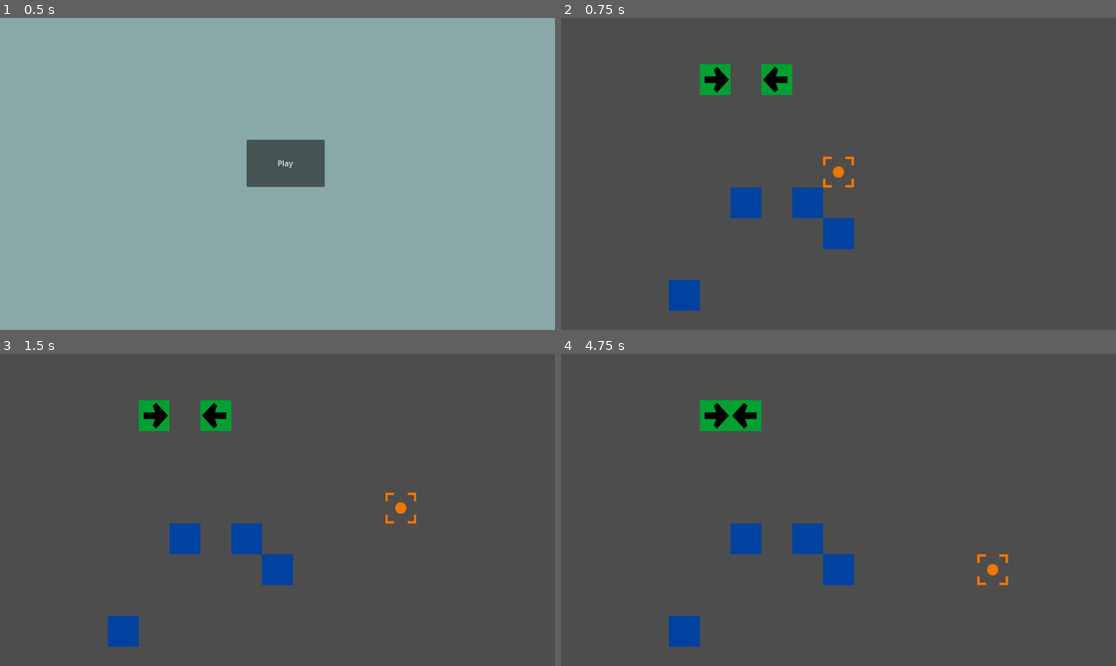
Above: before the commit, frames 1-4 (two rows, left to right).
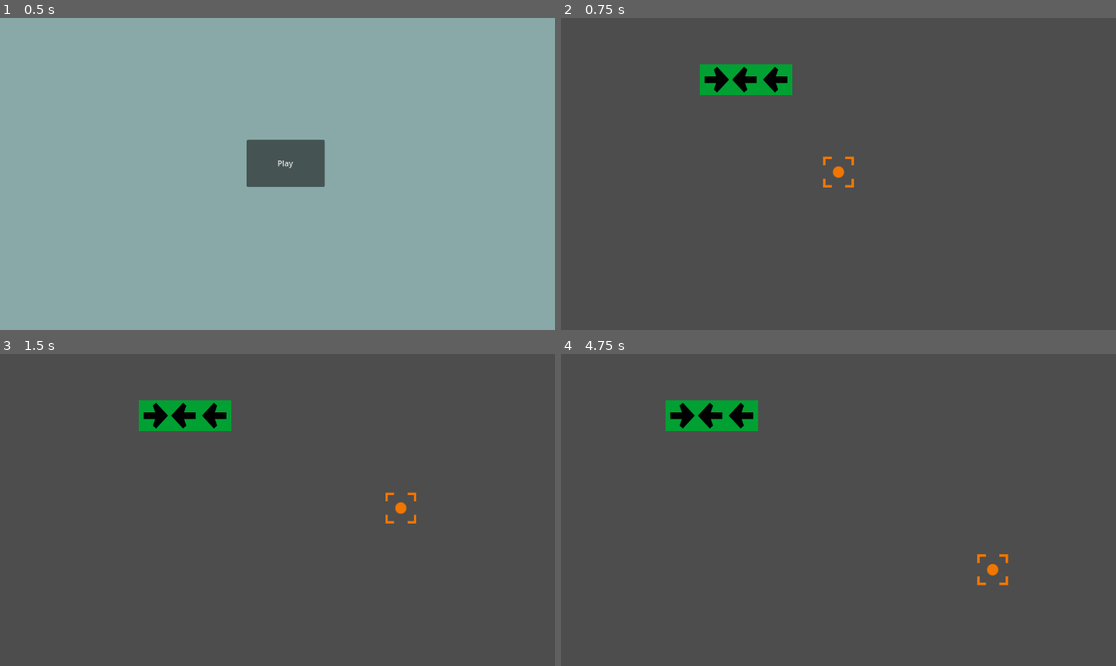
Above: after the commit, the same moments.

Repository: AthertonRoamer/CellGame
Game: Godot game, scene res://menu.tscn
The game is run twice, just before and just after one commit, with the same random seed, the same clock (stepped at 60 frames per second) and the same inputs.
Inputs (mouse positions are in pixels of both pictures, inside the frame that each line leads up to):
- Up to frame 1 (0.5 s): no input
- Up to frame 2 (0.75 s): click "Play" at 0.5 s
- Up to frame 3 (1.5 s): tap Enter at 1.25 s; move the mouse to (399, 494) at 1.27 s
- Up to frame 4 (4.75 s): tap Space at 2 s; move the mouse to (727, 525) at 2.02 s; move the mouse to (894, 441) at 2.77 s; move the mouse to (810, 572) at 3.52 s; move the mouse to (1005, 556) at 4.27 s

Frame 1 is identical in both runs. In frame 2, 2.8% of the frame differs, in the area x 19-53%, y 14-94%; in frame 3, 2.8%; in frame 4, 3.2%, in the area x 18-53%, y 14-94%.

Commit message:
Fixed major movement bug

Diff:
--- a/CellGame/cells/cell.gd
+++ b/CellGame/cells/cell.gd
@@ -7,18 +7,19 @@
 
 
 
-
 func _ready():
 	add_to_group("cell")
 	position = position.snapped(Vector2(Data.cell_size, Data.cell_size))
 	cell_position = position / Data.cell_size
 	register_self()
+	Data.connect("register", _on_global_register)
 
 
 func _process(_delta):
 #	position = position.snapped(Vector2(Data.cell_size, Data.cell_size))
 #	cell_position = position / Data.cell_size
-	register_self()
+#	register_self()
+	pass
 
 
 func register_self() -> void:
@@ -41,10 +42,15 @@
 
 func push(direction : Vector2) -> void: #push is meant to be called to non-mover cells who are pushed
 	change_position(cell_position + direction)
-#	print(name + " was pushed")
+
+
+func _on_global_register():
+	register_self()
+
 
 func cleanup():
 	Data.current_layout.erase(cell_position)
 
+
 func _exit_tree():
 	cleanup()
--- a/CellGame/data/data.gd
+++ b/CellGame/data/data.gd
@@ -1,4 +1,5 @@
 extends Node
+signal register
 
 enum {BLANK_CELL, MOVER_CELL, BOMB_CELL}
 
@@ -9,3 +10,6 @@
 var current_layout : Dictionary
 
 var change_interval := 2
+
+func global_cell_register():
+	emit_signal("register")
--- a/CellGame/world.tscn
+++ b/CellGame/world.tscn
@@ -1,31 +1,22 @@
-[gd_scene load_steps=5 format=3 uid="uid://c7tfm4d68kv7b"]
+[gd_scene load_steps=4 format=3 uid="uid://c7tfm4d68kv7b"]
 
 [ext_resource type="Script" path="res://world/world.gd" id="1_8u1rj"]
 [ext_resource type="PackedScene" uid="uid://cw0bfdkvq5u88" path="res://mover_cell.tscn" id="2_u507c"]
-[ext_resource type="PackedScene" uid="uid://bawd4mgcqb0y1" path="res://blank_cell.tscn" id="3_6w2iy"]
 [ext_resource type="PackedScene" uid="uid://cxgjohtrreoky" path="res://selector.tscn" id="4_m6we1"]
 
 [node name="World" type="Node2D"]
 script = ExtResource("1_8u1rj")
 
-[node name="MoverCell14" parent="." instance=ExtResource("2_u507c")]
+[node name="MoverCell1" parent="." instance=ExtResource("2_u507c")]
+position = Vector2(320, 128)
+
+[node name="MoverCell2" parent="." instance=ExtResource("2_u507c")]
+position = Vector2(384, 128)
+mover_direction = Vector2(-1, 0)
+
+[node name="MoverCell3" parent="." instance=ExtResource("2_u507c")]
 position = Vector2(448, 128)
 mover_direction = Vector2(-1, 0)
-
-[node name="MoverCell17" parent="." instance=ExtResource("2_u507c")]
-position = Vector2(320, 128)
-
-[node name="BlankCell7" parent="." instance=ExtResource("3_6w2iy")]
-position = Vector2(256, 576)
-
-[node name="BlankCell9" parent="." instance=ExtResource("3_6w2iy")]
-position = Vector2(576, 448)
-
-[node name="BlankCell10" parent="." instance=ExtResource("3_6w2iy")]
-position = Vector2(512, 384)
-
-[node name="BlankCell11" parent="." instance=ExtResource("3_6w2iy")]
-position = Vector2(384, 384)
 
 [node name="ChangeTimer" type="Timer" parent="."]
 
--- a/CellGame/world/world.gd
+++ b/CellGame/world/world.gd
@@ -12,6 +12,7 @@
 	pass
 
 func evaluate_cells():
+	#call global cell register on data in between every phase
 	#evaluate mover cells
 	#phase: mover cells going up
 	var past_layout := Data.current_layout.duplicate() #dictionarys are always passed by reference so must use duplicate()
@@ -59,6 +60,7 @@
 					past_layout[next_space].push(cell.mover_direction)
 				cell.move()
 
+	Data.global_cell_register()
 	#phase: mover cells going down
 	past_layout = Data.current_layout.duplicate() #dictionarys are always passed by reference so must use duplicate()
 	for cell_pos in past_layout:
@@ -105,6 +107,7 @@
 					past_layout[next_space].push(cell.mover_direction)
 				cell.move()
 
+	Data.global_cell_register()
 	#phase: mover cells going right
 	past_layout = Data.current_layout.duplicate() #dictionarys are always passed by reference so must use duplicate()
 	for cell_pos in past_layout:
@@ -142,15 +145,16 @@
 						weight += 1
 					if weight > strength and end_strength:
 						break
-				next_space += cell.mover_direction
-			#reset looking forward
-			next_space = cell_pos + cell.mover_direction * strength
-			#preform final check based on accumulated data and move/push if applicable
-			if weight <= strength:
-				if past_layout.has(next_space) and past_layout[next_space] is Cell and weight >= strength_behind:
-					past_layout[next_space].push(cell.mover_direction)
-				cell.move()
-
+				next_space += cell.mover_direction #advance cursor so to speak
+			#reset looking forward
+			next_space = cell_pos + cell.mover_direction * strength
+			#preform final check based on accumulated data and move/push if applicable
+			if weight <= strength:
+				if past_layout.has(next_space) and past_layout[next_space] is Cell and weight >= strength_behind:
+					past_layout[next_space].push(cell.mover_direction)
+				cell.move()
+
+	Data.global_cell_register()
 	#phase: mover cells going left
 	past_layout = Data.current_layout.duplicate() #dictionarys are always passed by reference so must use duplicate()
 	for cell_pos in past_layout:
